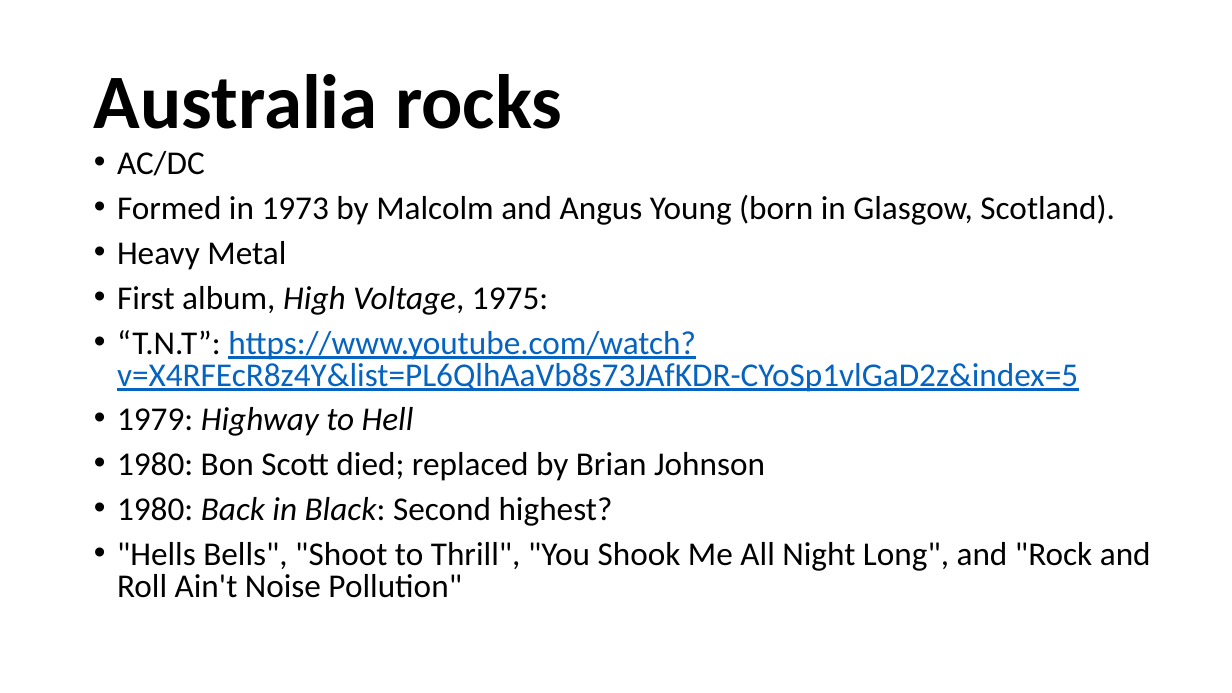
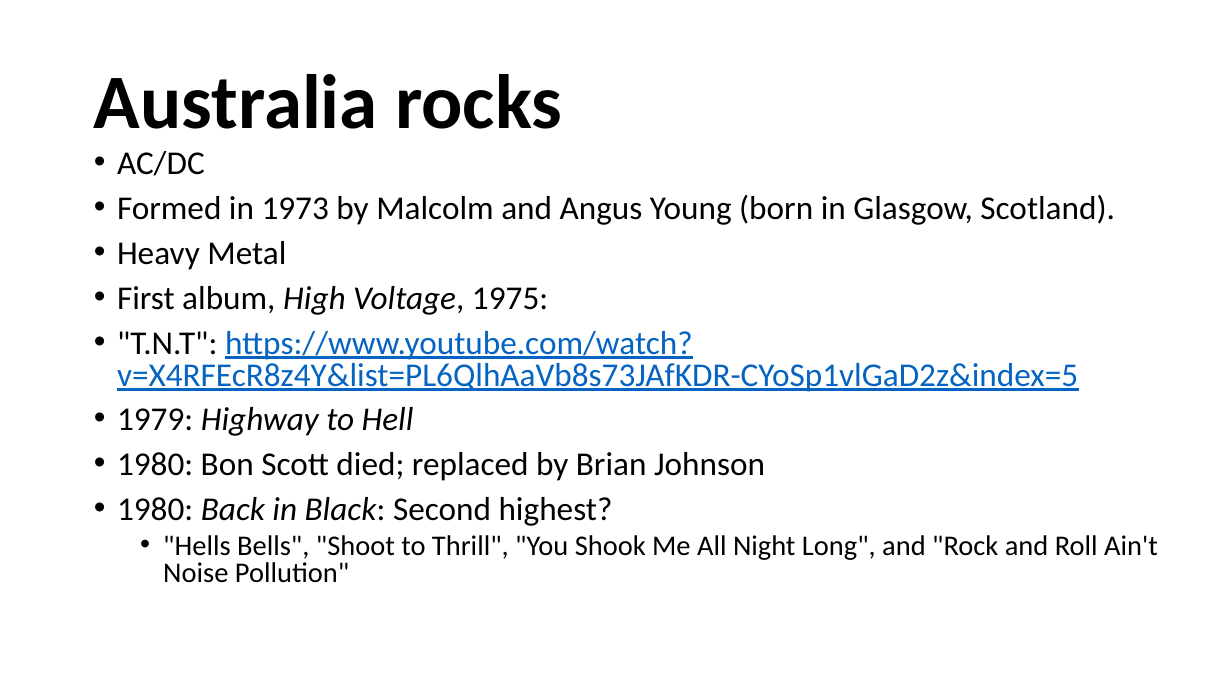
Before and after one commit to mrbaker1917/website, a slide deck: slide 7 of HSTR121/ppts/Rock and Roll outside the West.pptx. Drawn at 1232x693 pixels with LibreOffice and Linux fonts; fonts in the diff are those of the drawing; background and template pictures are left out. Boxes give left, top, right and bottom in pixels: in the first picture for what was removed or moved away, otherwise in the second. Text is boxed around its words. In the diff, an @@ line names an element or a change of style, - is before the commit and + after.

```diff
--- a/HSTR121/ppts/Rock and Roll outside the West.pptx
+++ b/HSTR121/ppts/Rock and Roll outside the West.pptx
@@ text at [117,331,1078,392]: text changed @@
-• “T.N.T”: https://www.youtube.com/watch?v=X4RFEcR8z4Y&list=PL6QlhAaVb8s73JAfKDR-CYoSp1vlGaD2z&index=5
+• "T.N.T": https://www.youtube.com/watch?v=X4RFEcR8z4Y&list=PL6QlhAaVb8s73JAfKDR-CYoSp1vlGaD2z&index=5
@@ text at [163,535,1158,583]: size 25.9 to 22.2 pt in ""Hells Bells", "Shoot to Thrill", "You Shook ..."; list level 1 to 2 in ""Hells Bells", "Shoot to Thrill", ..." @@
```
Also in this commit, not shown: 6 other slides changed, 3 slides added.
